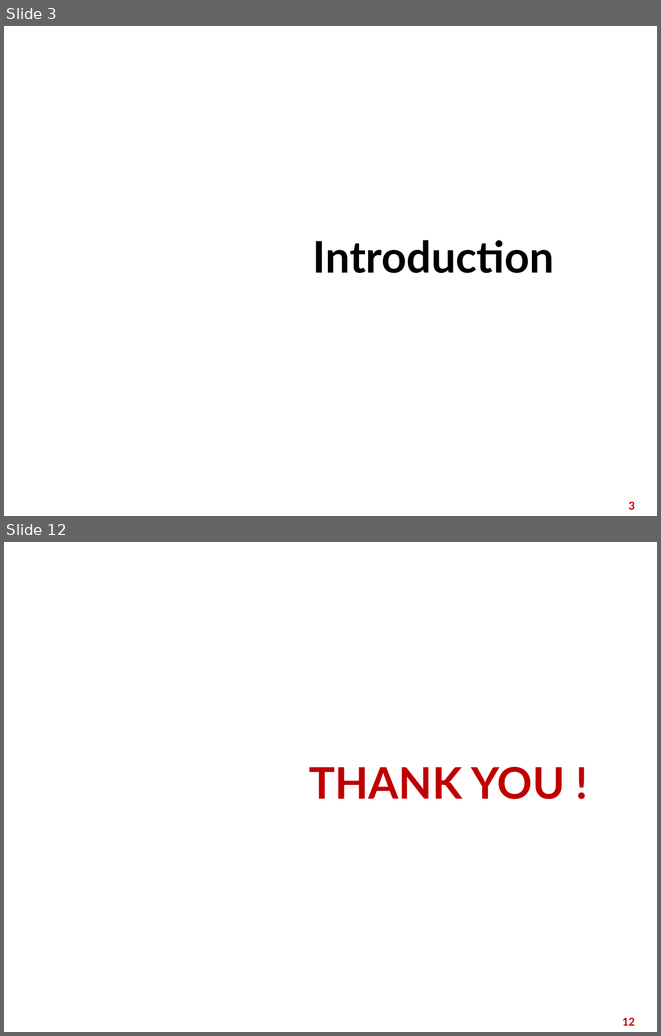
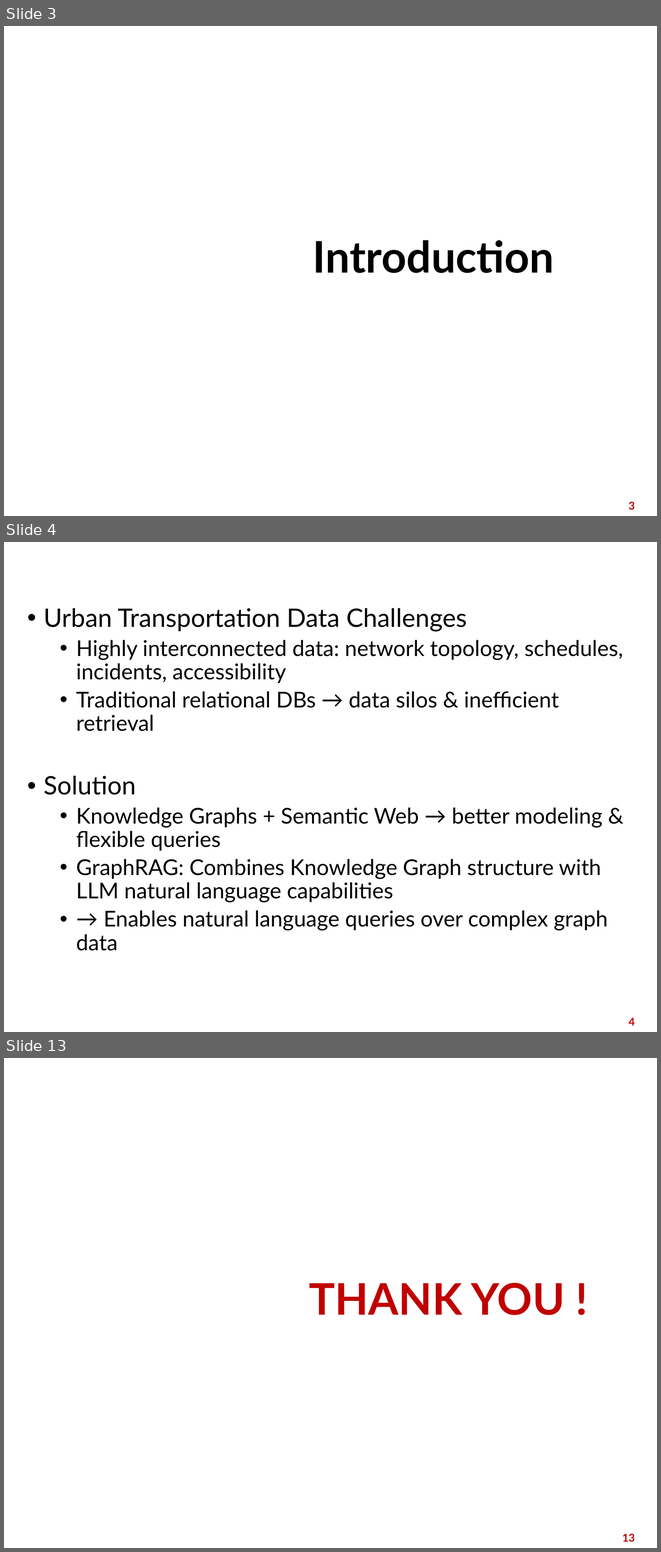
Before and after one commit to nnt2606/semantic-web, a slide deck: Semantic web.pptx. Shown one above the other, each under a label of ours: slides 3 and 12 before the commit, slides 3, 4 and 13 after it; the slides between them are not shown. The pictures are 661x1036 and 661x1552 pixels, drawn with LibreOffice and Linux fonts; fonts in the diff are those of the drawing; background and template pictures are left out. Boxes give left, top, right and bottom in pixels: in the first picture for what was removed or moved away, otherwise in the second. Text is boxed around its words. In the diff, an @@ line names an element or a change of style, - is before the commit and + after.

```diff
--- a/Semantic web.pptx
+++ b/Semantic web.pptx
@@ slide 4 added at (4,542,657,1032), background picture (left out) @@
@@ title added at (21,548,641,580), 28 pt, text #FFFFFF, bold @@
+Background & Motivation
@@ text added at (44,608,623,951), 24 pt, text #000000 @@
+• Urban Transportation Data Challenges
+  • Highly interconnected data: network topology, schedules, incidents, accessibility
+  • Traditional relational DBs → data silos & inefficient retrieval
+• Solution
+  • Knowledge Graphs + Semantic Web → better modeling & flexible queries
+  • GraphRAG: Combines Knowledge Graph structure with LLM natural language capabilities
+  • → Enables natural language queries over complex graph data
@@ page number added at (628,1017,635,1025), 12 pt, text #C00000, bold @@
+4
@@ what was slide 12 is now slide 13 @@
@@ page number at (623,1533,635,1541): text changed @@
-12
+13
```
Also in this commit, not shown: 3 slides changed, 7 other slides added, 7 slides removed.
